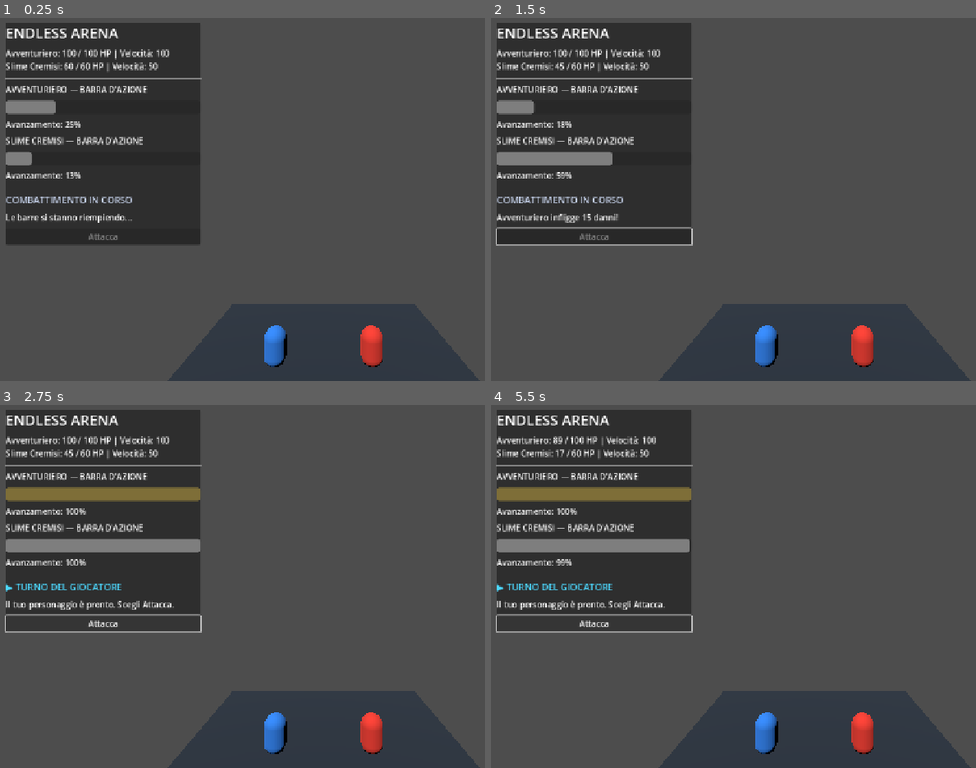
Above: before the commit, frames 1-4 (two rows, left to right).
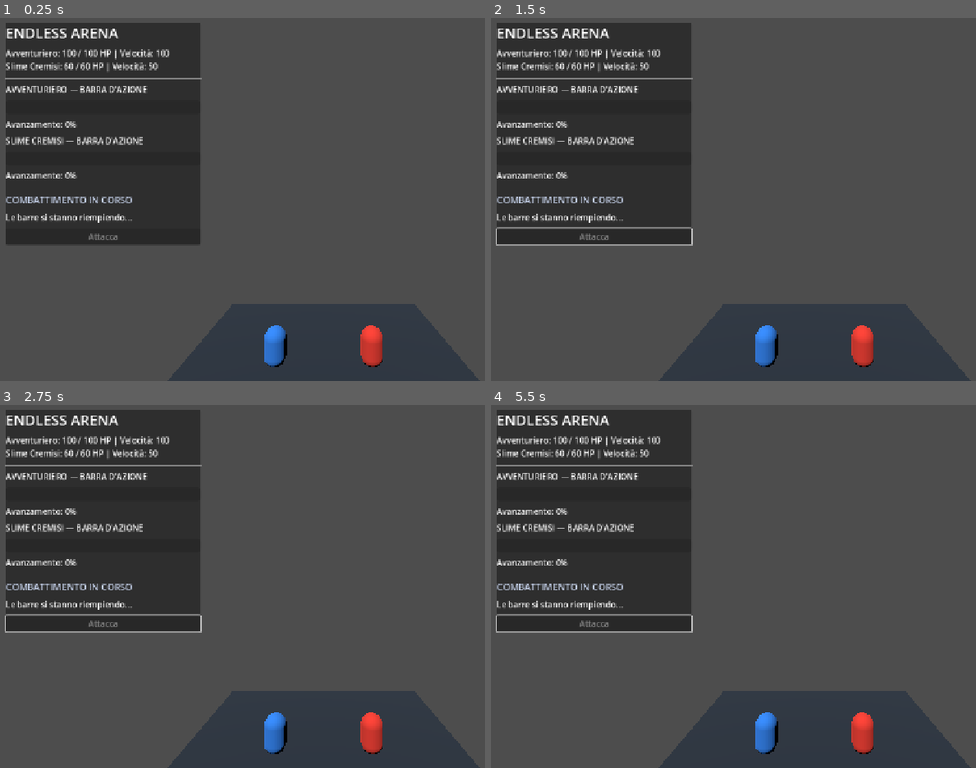
Above: after the commit, the same moments.

Repository: konakona185-gif/Super-spork-K7-school
Game: Godot game, scene res://scenes/main.tscn
The game is run twice, just before and just after one commit, with the same random seed, the same clock (stepped at 60 frames per second) and the same inputs.
Inputs (mouse positions are in pixels of both pictures, inside the frame that each line leads up to):
- Up to frame 1 (0.25 s): no input
- Up to frame 2 (1.5 s): click (592, 235) at 1.25 s, where only the run before the commit has a clickable "Attacca"
- Up to frame 3 (2.75 s): no input
- Up to frame 4 (5.5 s): click (592, 622) at 2.75 s, where only the run before the commit has a clickable "Attacca"; click (592, 622) at 4.25 s, where only the run before the commit has a clickable "Attacca"

The runs differ from the first frame. In frame 1, 0.7% of the frame differs, in the area x 1-17%, y 22-45%; in frame 2, 1.6%; in frame 3, 4.1%; in frame 4, 4.4%, in the area x 1-42%, y 8-62%.
Error after the commit: Trying to assign value of type 'Array' to a variable of type 'Dictionary'. (res://scripts/main.gd:51)

Commit message:
Update combat_manager.gd

Diff:
--- a/scripts/combat_manager.gd
+++ b/scripts/combat_manager.gd
@@ -27,41 +27,51 @@
 	})
 
 
-func advance_time(delta: float) -> Dictionary:
-	if delta <= 0.0 or combatants.is_empty():
-		return {}
+func advance_time(delta: float) -> Array[Dictionary]:
+	if delta > 0.0:
+		for fighter in combatants:
+			if not bool(fighter["alive"]):
+				continue
+
+			var current_bar: float = float(fighter["action_bar"])
+			var speed: float = float(fighter["speed"])
+
+			fighter["action_bar"] = minf(
+				ACTION_BAR_MAX,
+				current_bar + speed * delta
+			)
+
+	return get_ready_combatants()
+
+
+func get_ready_combatants() -> Array[Dictionary]:
+	var ready: Array[Dictionary] = []
 
 	for fighter in combatants:
 		if not bool(fighter["alive"]):
 			continue
 
-		var current_bar: float = float(fighter["action_bar"])
-		var speed: float = float(fighter["speed"])
+		if float(fighter["action_bar"]) >= ACTION_BAR_MAX:
+			ready.append(fighter)
 
-		fighter["action_bar"] = minf(
-			ACTION_BAR_MAX,
-			current_bar + speed * delta
-		)
+	# Ordina per Velocità decrescente.
+	# In caso di parità, mantiene l'ordine originale.
+	for i in range(1, ready.size()):
+		var current: Dictionary = ready[i]
+		var j: int = i - 1
 
-	return get_next_ready_combatant()
+		while j >= 0:
+			var previous: Dictionary = ready[j]
 
+			if float(previous["speed"]) >= float(current["speed"]):
+				break
 
-func get_next_ready_combatant() -> Dictionary:
-	var ready_fighter: Dictionary = {}
+			ready[j + 1] = previous
+			j -= 1
 
-	for fighter in combatants:
-		if not bool(fighter["alive"]):
-			continue
+		ready[j + 1] = current
 
-		if float(fighter["action_bar"]) < ACTION_BAR_MAX:
-			continue
-
-		if ready_fighter.is_empty():
-			ready_fighter = fighter
-		elif float(fighter["action_bar"]) > float(ready_fighter["action_bar"]):
-			ready_fighter = fighter
-
-	return ready_fighter
+	return ready
 
 
 func reset_action_bar(combatant_id: String) -> void:
